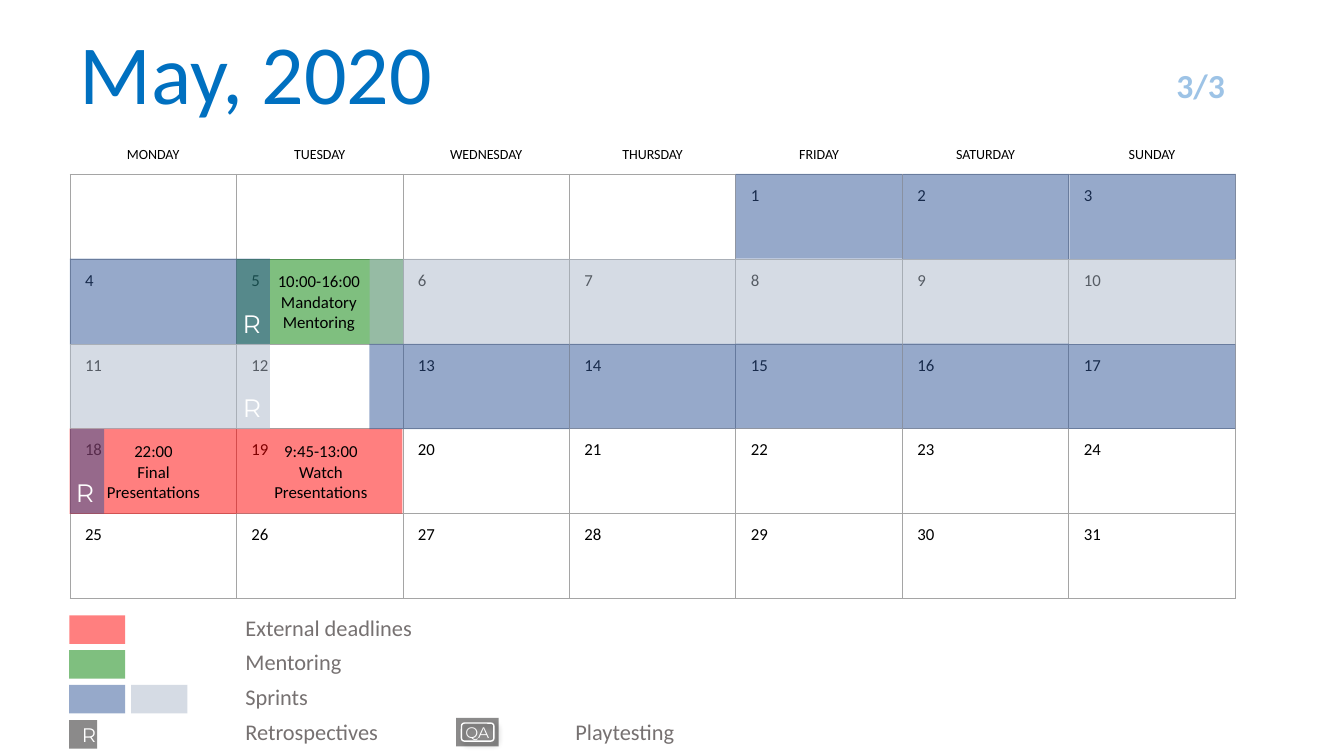
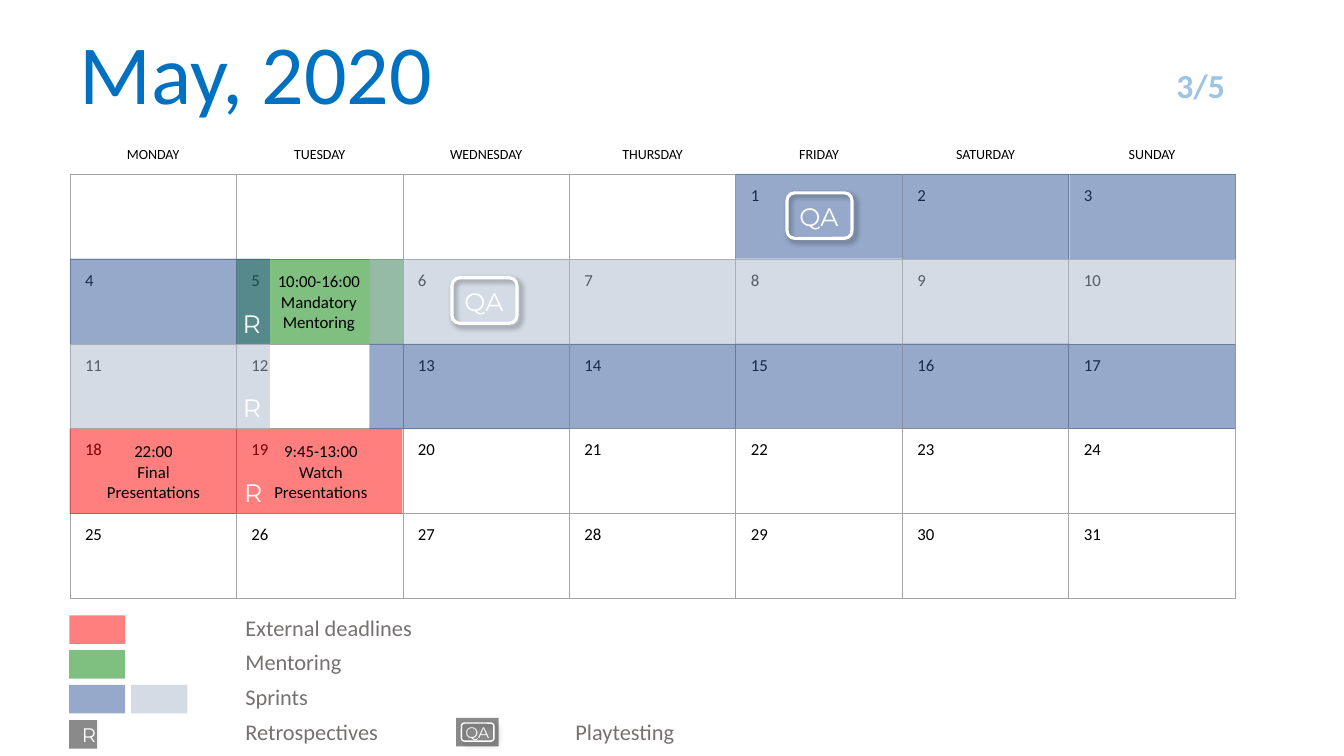
Before and after one commit to CountOneTwo/LevelWithMe, a slide deck: slide 3 of _OTHER FILES/Organization/Project Plan/Project Plan.pptx. Drawn at 1344x756 pixels with LibreOffice and Linux fonts; fonts in the diff are those of the drawing. Boxes give left, top, right and bottom in pixels: in the first picture for what was removed or moved away, otherwise in the second. Text is boxed around its words. In the diff, an @@ line names an element or a change of style, - is before the commit and + after.

```diff
--- a/_OTHER FILES/Organization/Project Plan/Project Plan.pptx
+++ b/_OTHER FILES/Organization/Project Plan/Project Plan.pptx
@@ text at box(1176, 74, 1224, 100): text changed @@
-3/3
+3/5
@@ rounded rectangle added at box(787, 193, 852, 238), outline #FFFFFF 2.25 pt @@
@@ text added at box(799, 208, 838, 230), 18 pt, text #FFFFFF @@
+QA
@@ rounded rectangle added at box(452, 278, 516, 324), outline #FFFFFF 2.25 pt @@
@@ text added at box(464, 294, 503, 314), 18 pt, text #FFFFFF @@
+QA
@@ rectangle removed at box(71, 430, 105, 514) @@
@@ text "R": place and size @@
-text "R" at box(76, 484, 94, 502)
+text "R" at box(244, 484, 262, 502)
```
Also in this commit, not shown: 4 other slides changed, 10 other files.
